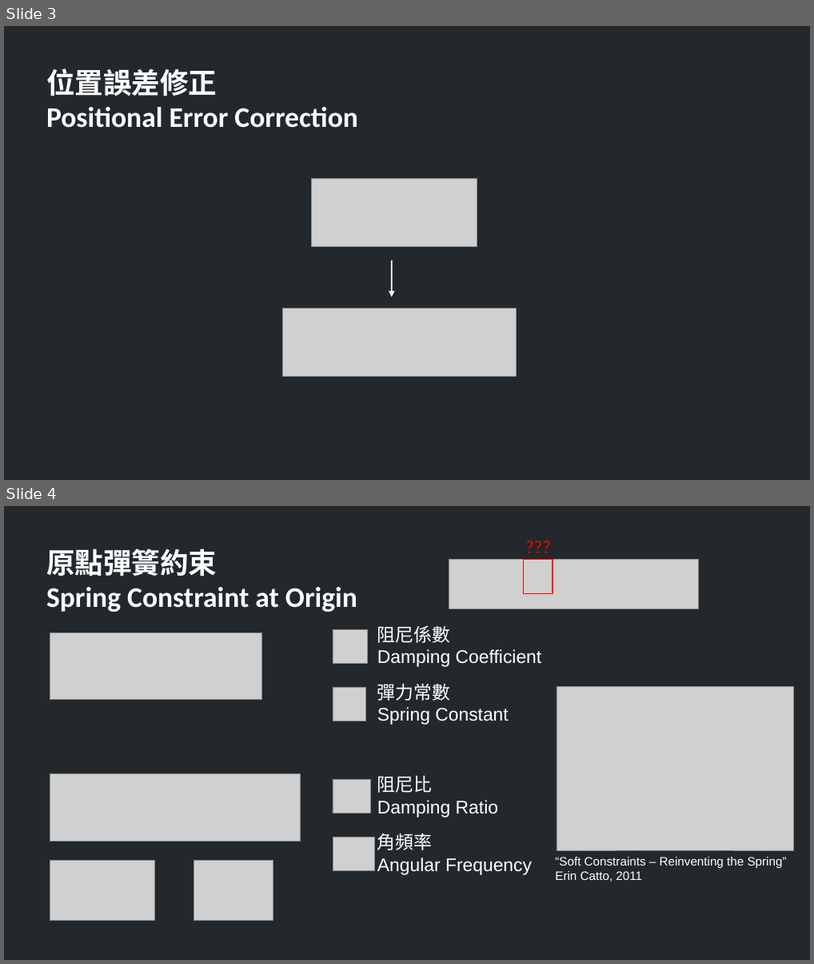
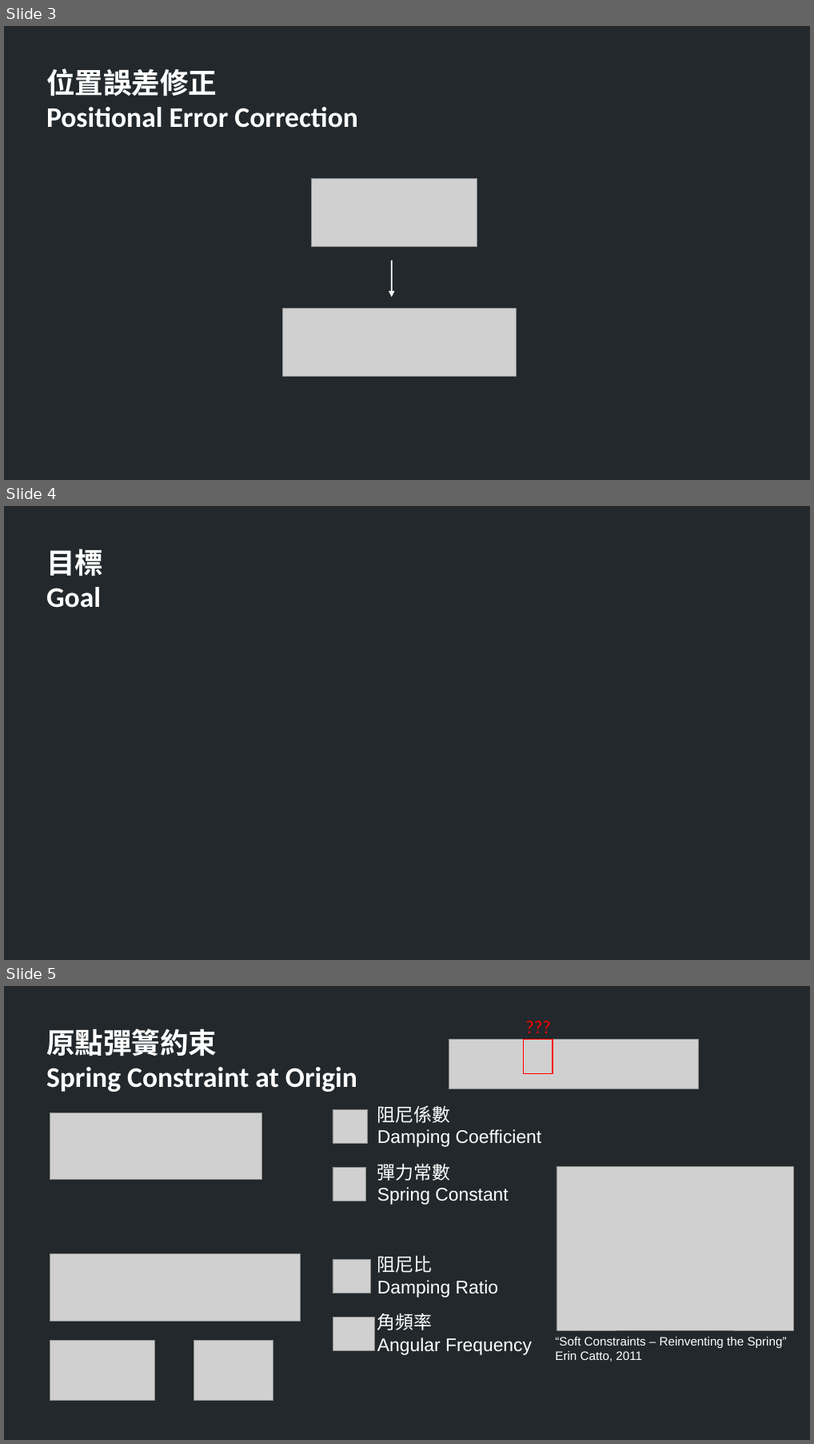
Before and after one commit to TheAllenChou/unity-physics-constraints, a slide deck: slides/03-soft-constraints-mandarin.odp. Shown one above the other, each under a label of ours: slides 3 and 4 before the commit, slides 3, 4 and 5 after it. The pictures are 814x964 and 814x1444 pixels, drawn with LibreOffice and Linux fonts; fonts in the diff are those of the drawing; grey boxes stand for pictures. Boxes give left, top, right and bottom in pixels: in the first picture for what was removed or moved away, otherwise in the second. Text is boxed around its words. In the diff, an @@ line names an element or a change of style, - is before the commit and + after.

```diff
--- a/slides/03-soft-constraints-mandarin.odp
+++ b/slides/03-soft-constraints-mandarin.odp
@@ slide 4 added at [4,506,810,960], background #22282B @@
@@ text added at [46,548,103,608], 28 pt, text #FFFFFF, bold @@
+目標
+Goal
@@ what was slide 4 is now slide 5 @@
```
Also in this commit, not shown: 3 slides changed, 1 other file.
